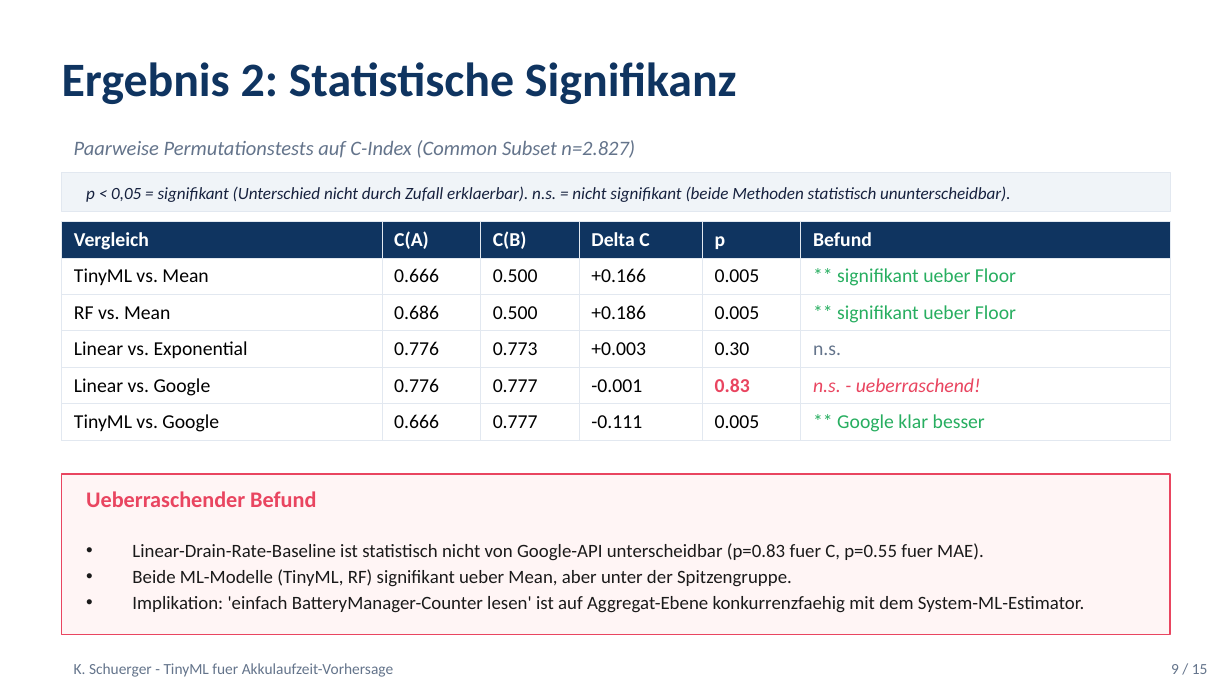
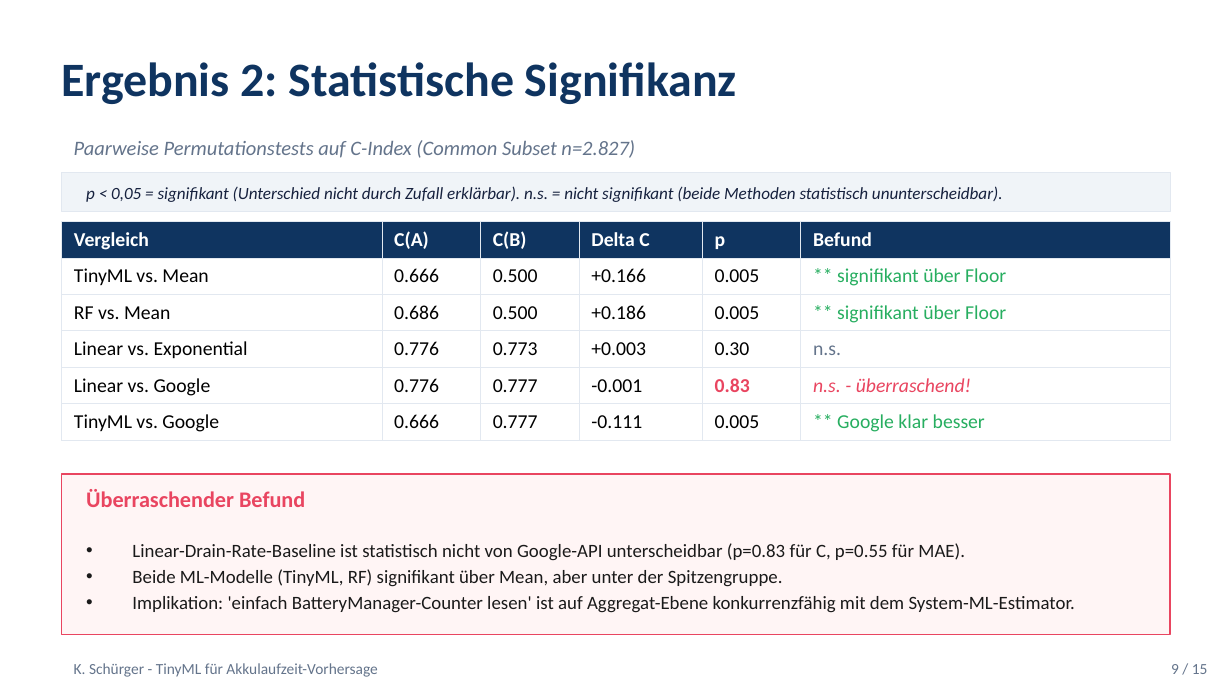
Before and after one commit to Keno-fsdf/HandyUsageRepo, a slide deck: slide 9 of paper/Paper_Verteidigung.pptx. Drawn at 1232x693 pixels with LibreOffice and Linux fonts; fonts in the diff are those of the drawing. Boxes give left, top, right and bottom in pixels: in the first picture for what was removed or moved away, otherwise in the second. Text is boxed around its words. In the diff, an @@ line names an element or a change of style, - is before the commit and + after.

```diff
--- a/paper/Paper_Verteidigung.pptx
+++ b/paper/Paper_Verteidigung.pptx
@@ text at [86,186,1003,202]: text changed @@
-p < 0,05 = signifikant (Unterschied nicht durch Zufall erklaerbar). n.s. = nicht signifikant (beide Methoden statistisch ununterscheidbar).
+p < 0,05 = signifikant (Unterschied nicht durch Zufall erklärbar). n.s. = nicht signifikant (beide Methoden statistisch ununterscheidbar).
@@ table at [62,222,1170,436] @@
-row 2, column 6: ** signifikant ueber Floor
+row 2, column 6: ** signifikant über Floor
-row 3, column 6: ** signifikant ueber Floor
+row 3, column 6: ** signifikant über Floor
-row 5, column 6: n.s. - ueberraschend!
+row 5, column 6: n.s. - überraschend!
@@ text at [86,489,305,507]: text changed @@
-Ueberraschender Befund
+Überraschender Befund
@@ text at [132,543,1075,613]: text changed @@
-• Linear-Drain-Rate-Baseline ist statistisch nicht von Google-API unterscheidbar (p=0.83 fuer C, p=0.55 fuer MAE).
-• Beide ML-Modelle (TinyML, RF) signifikant ueber Mean, aber unter der Spitzengruppe.
-• Implikation: 'einfach BatteryManager-Counter lesen' ist auf Aggregat-Ebene konkurrenzfaehig mit dem System-ML-Estimator.
+• Linear-Drain-Rate-Baseline ist statistisch nicht von Google-API unterscheidbar (p=0.83 für C, p=0.55 für MAE).
+• Beide ML-Modelle (TinyML, RF) signifikant über Mean, aber unter der Spitzengruppe.
+• Implikation: 'einfach BatteryManager-Counter lesen' ist auf Aggregat-Ebene konkurrenzfähig mit dem System-ML-Estimator.
@@ text at [74,663,377,677]: text changed @@
-K. Schuerger - TinyML fuer Akkulaufzeit-Vorhersage
+K. Schürger - TinyML für Akkulaufzeit-Vorhersage
```
Also in this commit, not shown: 14 other slides changed, 1 other file.
